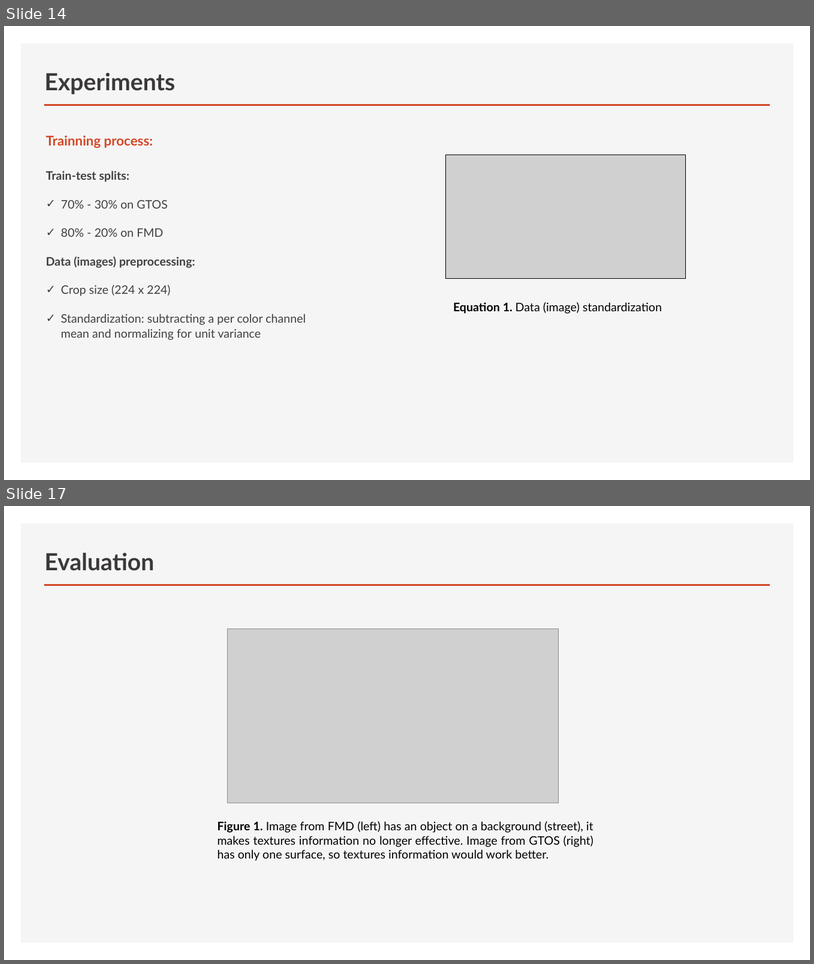
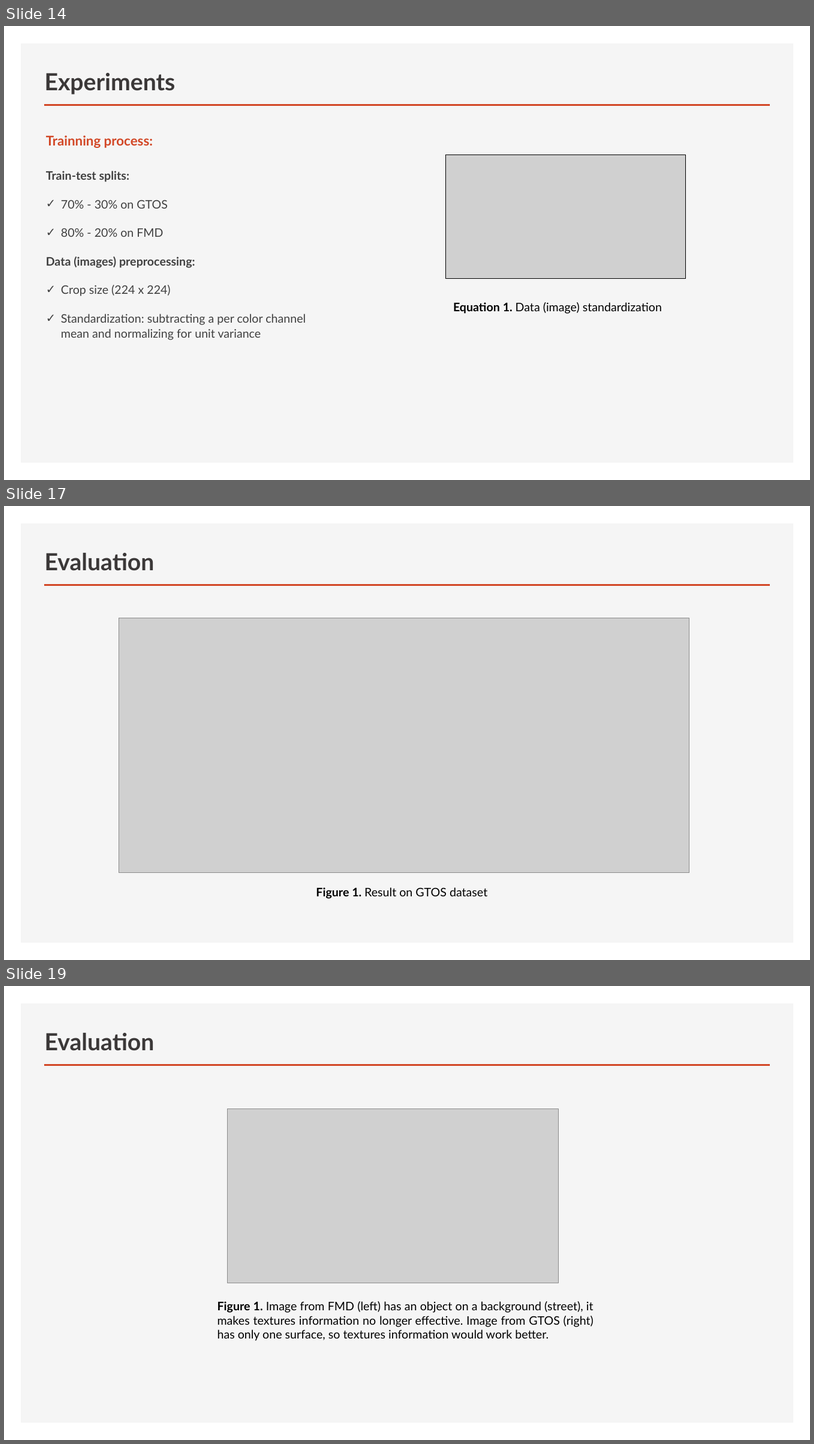
Before and after one commit to truongphucanh/material-classification, a slide deck: summary/thesis/thesis.pptx. Shown one above the other, each under a label of ours: slides 14 and 17 before the commit, slides 14, 17 and 19 after it; the slides between them are not shown. The pictures are 814x964 and 814x1444 pixels, drawn with LibreOffice and Linux fonts; fonts in the diff are those of the drawing; grey boxes stand for pictures. Boxes give left, top, right and bottom in pixels: in the first picture for what was removed or moved away, otherwise in the second. Text is boxed around its words. In the diff, an @@ line names an element or a change of style, - is before the commit and + after.

```diff
--- a/summary/thesis/thesis.pptx
+++ b/summary/thesis/thesis.pptx
@@ slide 17 added at <box>4,506,810,960</box>, background #FFFFFF; not listed: 2 template elements that a slide beside it also shows @@
@@ title added at <box>45,553,155,571</box>, 28 pt, text #3B3838, bold @@
+Evaluation
@@ picture added at <box>119,618,689,872</box> @@
@@ text added at <box>316,887,488,898</box>, 14 pt, text #000000 @@
+Figure 1. Result on GTOS dataset
@@ what was slide 17 is now slide 19 @@
```
Also in this commit, not shown: 7 slides changed, 1 other slide added, 1 slide removed, 19 other files.
